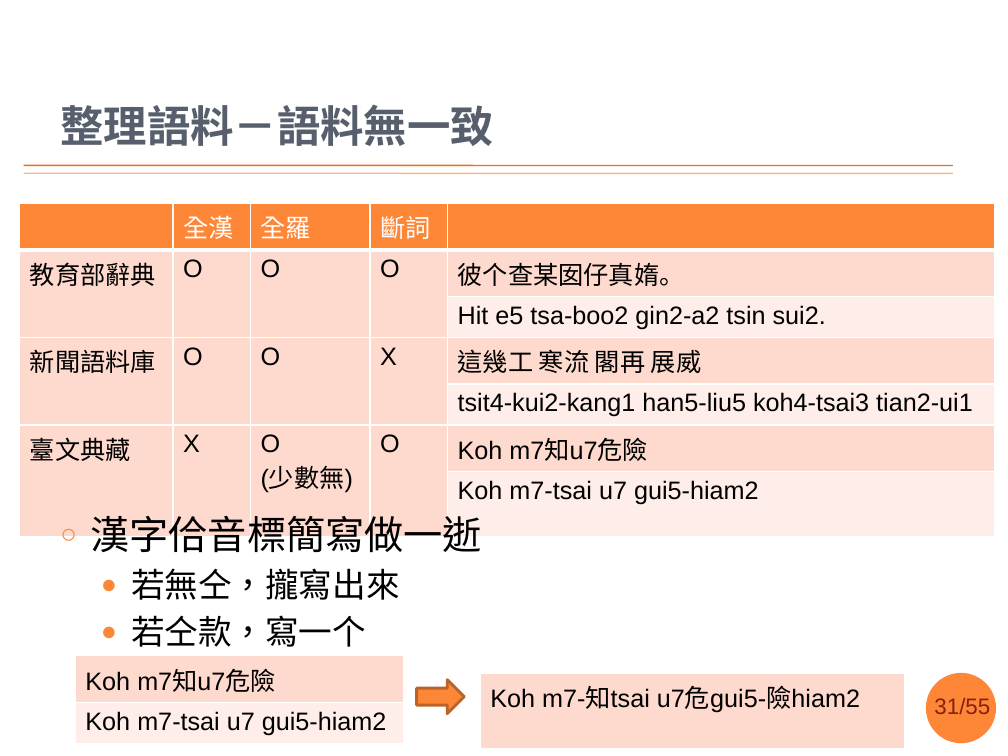
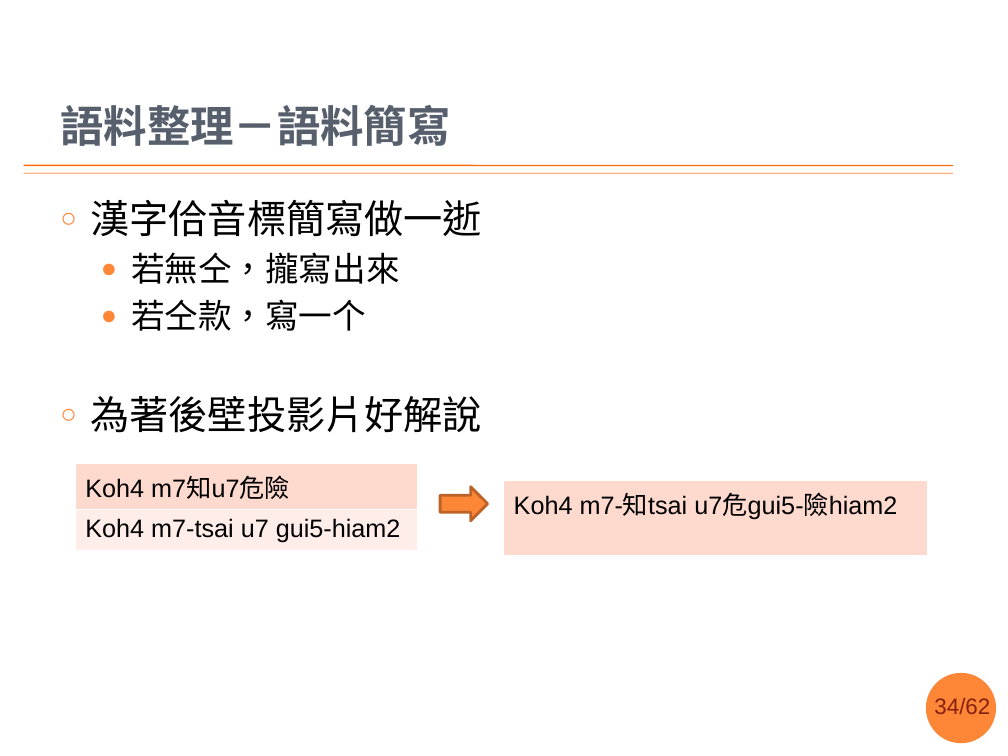
Before and after one commit to sih4sing5hong5/po3-ko3_tau5-iann2-phinn3, a slide deck: slide 34 of 翻譯報告.pptx (slide 31 before the commit). Drawn at 1008x756 pixels with LibreOffice and Linux fonts; fonts in the diff are those of the drawing; background and template pictures are left out. Boxes give left, top, right and bottom in pixels: in the first picture for what was removed or moved away, otherwise in the second. Text is boxed around its words. In the diff, an @@ line names an element or a change of style, - is before the commit and + after.

```diff
--- a/翻譯報告.pptx
+++ b/翻譯報告.pptx
@@ title at [60,105,450,146]: text changed @@
-整理語料－語料無一致
+語料整理－語料簡寫
@@ table removed at [20,204,996,509], 7 rows, 5 columns @@
- | 全漢 | 全羅 | 斷詞 | 
-教育部辭典 | O | O | O | 彼个查某囡仔真媠。
- |  |  |  | Hit e5 tsa-boo2 gin2-a2 tsin sui2.
-新聞語料庫 | O | O | X | 這幾工 寒流 閣再 展威
- |  |  |  | tsit4-kui2-kang1 han5-liu5 koh4-tsai3 tian2-ui1
-臺文典藏 | X | O / (少數無) | O | Koh m7知u7危險
- |  |  |  | Koh m7-tsai u7 gui5-hiam2
@@ text "漢字佮音標簡寫做一逝": place and size @@
-text "漢字佮音標簡寫做一逝" at [91,509,482,647]
+text "漢字佮音標簡寫做一逝" at [91,200,482,433]
@@ text at [91,396,482,433]: paragraph added @@
+○ 為著後壁投影片好解說
@@ table at [76,463,417,547] @@
-row 1, column 1: Koh m7知u7危險
+row 1, column 1: Koh4 m7知u7危險
-row 2, column 1: Koh m7-tsai u7 gui5-hiam2
+row 2, column 1: Koh4 m7-tsai u7 gui5-hiam2
@@ table: place and size @@
-table at [76,656,404,740]
+table at [76,463,417,547]
@@ right arrow: place and size @@
-right arrow at [416,679,464,714]
+right arrow at [440,487,488,521]
@@ table at [504,481,928,524] @@
-row 1, column 1: Koh m7-知tsai u7危gui5-險hiam2
+row 1, column 1: Koh4 m7-知tsai u7危gui5-險hiam2
@@ table: place and size @@
-table at [480,673,904,717]
+table at [504,481,928,524]
@@ page number at [934,698,990,714]: text changed @@
-31/55
+34/62
```
Also in this commit, not shown: 31 other slides changed, 4 slides added.
